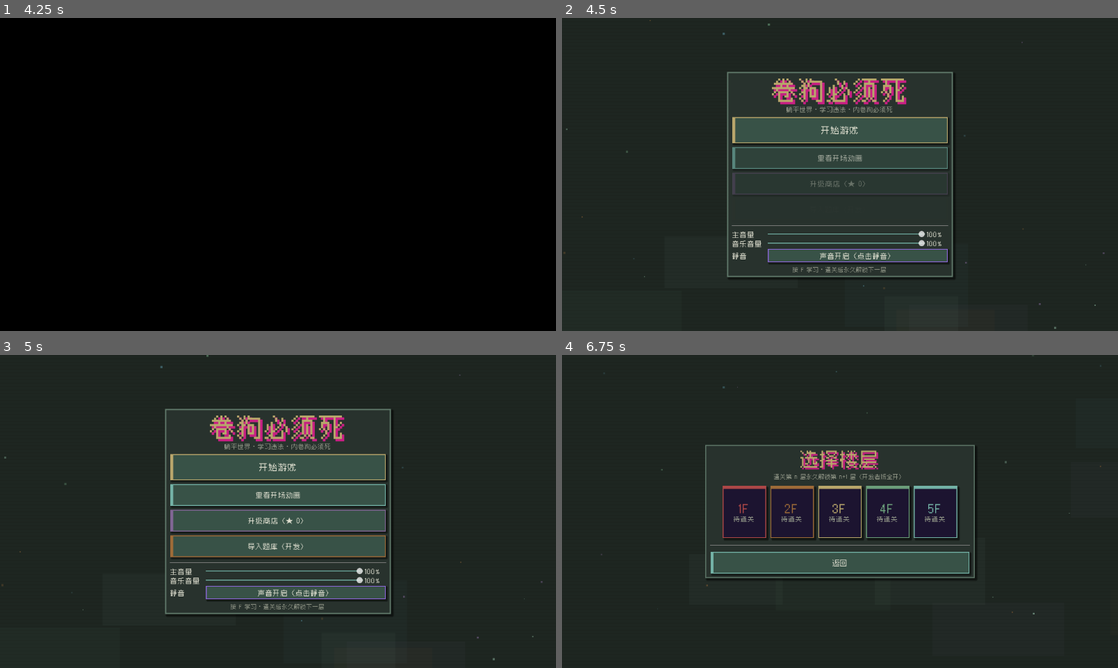
Above: before the commit, frames 1-4 (two rows, left to right).
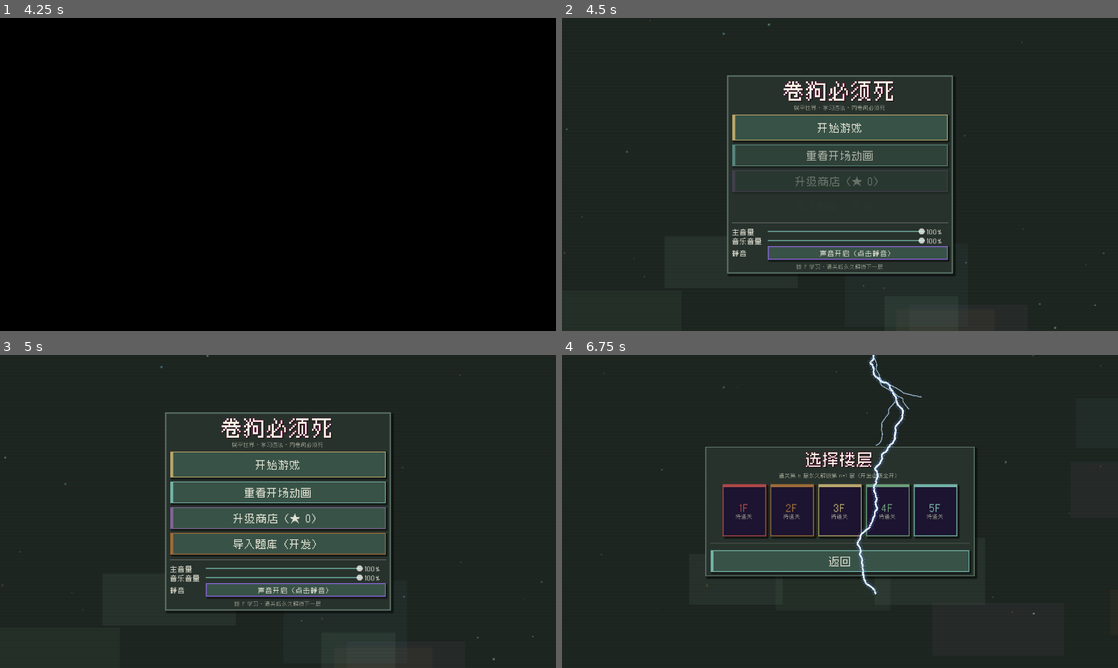
Above: after the commit, the same moments.

Repository: KeyandBoy/JuanGouMustDie
Game: Godot game, scene res://scenes/main.tscn
Same seed, same stepped clock (60 frames per second), same inputs: the game is played once before the commit and once after it.
Inputs (mouse positions are in pixels of both pictures, inside the frame that each line leads up to):
- Up to frame 1 (4.25 s): tap Enter at 0.5, 2.85 s; move the mouse to (400, 158) at 0.52 s; hold D (move_right) 0.53-1.28 s; hold E (interact) 0.53-1.28 s; click (400, 158) at 0.67 s; tap Space at 0.77, 1.52, 3.02, 3.5, 3.77 s; move the mouse to (166, 190) at 1.27 s; hold S (move_down) 1.28-2.03 s; tap Shift (sprint) at 1.35 s; click (166, 190) at 1.42 s; move the mouse to (333, 105) at 2.02 s; hold D (move_right) 2.03-2.78 s; hold F (study) 2.03-2.78 s; click (333, 105) at 2.17 s; move the mouse to (250, 237) at 2.77 s; hold W (move_up) 2.78-3.53 s; click (250, 237) at 2.92 s; move the mouse to (444, 221) at 3.52 s; hold A (move_left) from 3.53 s (still down); hold Keypad Enter from 3.53 s (still down); click (444, 221) at 3.67 s
- Up to frame 2 (4.5 s): keep holding A (move_left); tap Enter at 4.25 s; move the mouse to (673, 127) at 4.27 s; release Keypad Enter at 4.28 s; tap R at 4.35 s; click (673, 127) at 4.42 s
- Up to frame 3 (5 s): keep holding A (move_left); tap Space at 4.52 s
- Up to frame 4 (6.75 s): release A (move_left) at 5 s; click "开始游戏" at 5 s; click "▶ 开始游戏" at 5.75 s; click "开始游戏" at 6.5 s

Frame 1 is identical in both runs. In frame 2, 7.5% of the frame differs, in the area x 29-71%, y 17-84%; in frame 3, 9.9%; in frame 4, 5.2%.

Commit message:
Add playable Web export and Vercel deployment setup

Diff:
--- a/scripts/main.gd
+++ b/scripts/main.gd
@@ -385,6 +385,20 @@
 		spots.append(p)
 		if spots.size() >= 2:
 			break
+	# 兜底：候选房间不足（附近已有掉落/暴君占位）时，放宽距离限制补满 2 个
+	if spots.size() < 2:
+		for idx in pool:
+			var p: Vector2 = map._walkable_center(map.rooms[idx])
+			var dup := false
+			for s in spots:
+				if s.distance_to(p) < 24.0:
+					dup = true
+					break
+			if dup:
+				continue
+			spots.append(p)
+			if spots.size() >= 2:
+				break
 	for i in spots.size():
 		var id: String = ANTI_TYRANT_ITEMS[i % ANTI_TYRANT_ITEMS.size()]
 		if i > 0 and randf() > 0.65:
@@ -1778,12 +1792,13 @@
 
 	var title := Label.new()
 	title.text = "卷狗必须死"
-	title.add_theme_font_size_override("font_size", 58)
-	title.add_theme_color_override("font_color", UiTheme.COL_GOLD)
-	title.add_theme_color_override("font_shadow_color", Color(0.85, 0.12, 0.55, 0.9))
-	title.add_theme_constant_override("shadow_offset_x", 5)
-	title.add_theme_constant_override("shadow_offset_y", 5)
-	title.add_theme_constant_override("shadow_outline_size", 2)
+	title.add_theme_font_size_override("font_size", 48)
+	title.add_theme_color_override("font_color", Color(0.98, 0.96, 0.90))
+	title.add_theme_color_override("font_outline_color", Color(0.36, 0.08, 0.22, 1.0))
+	title.add_theme_constant_override("outline_size", 4)
+	title.add_theme_color_override("font_shadow_color", Color(0.0, 0.0, 0.0, 0.55))
+	title.add_theme_constant_override("shadow_offset_x", 2)
+	title.add_theme_constant_override("shadow_offset_y", 2)
 	title.horizontal_alignment = HORIZONTAL_ALIGNMENT_CENTER
 	vbox.add_child(title)
 
@@ -1791,7 +1806,7 @@
 	sub.text = "躺平世界 · 学习违法 · 内卷狗必须死"
 	sub.horizontal_alignment = HORIZONTAL_ALIGNMENT_CENTER
 	sub.add_theme_color_override("font_color", UiTheme.COL_TEXT_DIM)
-	sub.add_theme_font_size_override("font_size", 14)
+	sub.add_theme_font_size_override("font_size", 12)
 	vbox.add_child(sub)
 
 	var buttons := VBoxContainer.new()
@@ -1836,7 +1851,7 @@
 	tip.text = "按 F 学习 · 通关后永久解锁下一层"
 	tip.horizontal_alignment = HORIZONTAL_ALIGNMENT_CENTER
 	tip.add_theme_color_override("font_color", UiTheme.COL_TEXT_DIM)
-	tip.add_theme_font_size_override("font_size", 13)
+	tip.add_theme_font_size_override("font_size", 12)
 	vbox.add_child(tip)
 
 	# 面板淡入 + 标题弹入 + 按钮错峰出现
@@ -1857,6 +1872,8 @@
 		bt.tween_property(b, "modulate:a", 1.0, 0.18)
 		bt.parallel().tween_property(b, "scale", Vector2.ONE, 0.18)
 
+	_spawn_menu_lightning(menu_layer)
+
 func _show_level_select() -> void:
 	var layer := CanvasLayer.new()
 	_push_modal(layer)
@@ -1876,11 +1893,13 @@
 
 	var title := Label.new()
 	title.text = "选择楼层"
-	title.add_theme_font_size_override("font_size", 42)
-	title.add_theme_color_override("font_color", UiTheme.COL_GOLD)
-	title.add_theme_color_override("font_shadow_color", Color(0.85, 0.12, 0.55, 0.85))
-	title.add_theme_constant_override("shadow_offset_x", 4)
-	title.add_theme_constant_override("shadow_offset_y", 4)
+	title.add_theme_font_size_override("font_size", 36)
+	title.add_theme_color_override("font_color", Color(0.98, 0.96, 0.90))
+	title.add_theme_color_override("font_outline_color", Color(0.36, 0.08, 0.22, 1.0))
+	title.add_theme_constant_override("outline_size", 4)
+	title.add_theme_color_override("font_shadow_color", Color(0.0, 0.0, 0.0, 0.55))
+	title.add_theme_constant_override("shadow_offset_x", 2)
+	title.add_theme_constant_override("shadow_offset_y", 2)
 	title.horizontal_alignment = HORIZONTAL_ALIGNMENT_CENTER
 	vbox.add_child(title)
 
@@ -1890,7 +1909,7 @@
 		tip.text += "（开发者版全开）"
 	tip.horizontal_alignment = HORIZONTAL_ALIGNMENT_CENTER
 	tip.add_theme_color_override("font_color", UiTheme.COL_TEXT_DIM)
-	tip.add_theme_font_size_override("font_size", 13)
+	tip.add_theme_font_size_override("font_size", 12)
 	vbox.add_child(tip)
 
 	var cards := HBoxContainer.new()
@@ -1931,7 +1950,7 @@
 
 		var lv_label := Label.new()
 		lv_label.text = "%dF" % lv
-		lv_label.add_theme_font_size_override("font_size", 28)
+		lv_label.add_theme_font_size_override("font_size", 24)
 		lv_label.add_theme_color_override("font_color", accent if unlocked else UiTheme.COL_TEXT_DIM)
 		lv_label.horizontal_alignment = HORIZONTAL_ALIGNMENT_CENTER
 		lv_label.mouse_filter = Control.MOUSE_FILTER_IGNORE
@@ -1947,7 +1966,7 @@
 		else:
 			star_label.text = "★".repeat(best)
 			star_label.add_theme_color_override("font_color", UiTheme.COL_GOLD)
-		star_label.add_theme_font_size_override("font_size", 15)
+		star_label.add_theme_font_size_override("font_size", 12)
 		star_label.horizontal_alignment = HORIZONTAL_ALIGNMENT_CENTER
 		star_label.mouse_filter = Control.MOUSE_FILTER_IGNORE
 		card_v.add_child(star_label)
@@ -1988,6 +2007,8 @@
 		ct.tween_property(c, "modulate:a", 1.0, 0.16)
 		ct.parallel().tween_property(c, "scale", Vector2.ONE, 0.16)
 
+	_spawn_menu_lightning(layer)
+
 func _on_level_card_pressed(lv: int) -> void:
 	AudioManager.kick()
 	_close_all_modals()
@@ -2016,7 +2037,7 @@
 	for i in 7:
 		var blob := ColorRect.new()
 		var col = horror_colors[i % horror_colors.size()]
-		blob.color = Color(col, 0.04)  # 非常淡，营造诡异气氛
+		blob.color = Color(col, 0.075)  # 淡但可辨，营造诡异气氛
 		blob.size = Vector2(randf_range(150, 350), randf_range(100, 220))
 		blob.position = Vector2(randf_range(-80, vs.x), randf_range(-80, vs.y))
 		blob.mouse_filter = Control.MOUSE_FILTER_IGNORE
@@ -2055,92 +2076,127 @@
 		layer.add_child(line)
 		y += 8
 
-	# 随机闪电特效
-	_spawn_random_lightning(layer, vs)
-
-func _spawn_random_lightning(layer: CanvasLayer, viewport_size: Vector2) -> void:
+func _spawn_menu_lightning(parent: Node) -> void:
+	var fx := Control.new()
+	fx.set_anchors_preset(Control.PRESET_FULL_RECT)
+	fx.mouse_filter = Control.MOUSE_FILTER_IGNORE
+	parent.add_child(fx)
+	if parent is Node:
+		parent.set_meta("lightning_fx", fx)
+	_spawn_random_lightning(fx, get_viewport().get_visible_rect().size)
+
+func _spawn_random_lightning(layer: Node, viewport_size: Vector2) -> void:
 	var lightning_loop = func() -> void:
 		while is_instance_valid(layer):
-			await get_tree().create_timer(randf_range(4.0, 8.0)).timeout
+			await get_tree().create_timer(randf_range(1.2, 3.0)).timeout
 			if not is_instance_valid(layer):
 				return
 			_draw_branching_lightning(layer, viewport_size)
 
 	create_tween().tween_callback(lightning_loop)
 
-func _draw_branching_lightning(layer: CanvasLayer, viewport_size: Vector2) -> void:
+func _draw_branching_lightning(layer: Node, viewport_size: Vector2) -> void:
 	if not is_instance_valid(layer):
 		return
 	var made: Array[Node] = []
 	# 闪电起点（顶部随机）
-	var start_x = randf_range(viewport_size.x * 0.2, viewport_size.x * 0.8)
+	var start_x = randf_range(viewport_size.x * 0.15, viewport_size.x * 0.85)
 	var start_y = -50.0
-	var end_y = randf_range(viewport_size.y * 0.4, viewport_size.y * 0.9)
-
-	# 全屏白闪
+	var end_y = randf_range(viewport_size.y * 0.45, viewport_size.y * 0.95)
+
+	# 全屏白闪（只做轻微曝光，不洗白 UI）
 	var flash := ColorRect.new()
-	flash.color = Color(0.95, 0.98, 1.0, 0.2)
+	flash.color = Color(0.80, 0.90, 1.0, 0.11)
 	flash.set_anchors_preset(Control.PRESET_FULL_RECT)
 	flash.mouse_filter = Control.MOUSE_FILTER_IGNORE
 	layer.add_child(flash)
 	made.append(flash)
 
-	# 绘制主闪电路径（曲折分叉）
+	# 绘制主闪电路径（曲折）
 	var segments: Array[Vector2] = []
-	_generate_lightning_path(Vector2(start_x, start_y), Vector2(start_x + randf_range(-40, 40), end_y), segments, 0, 6)
+	_generate_lightning_path(Vector2(start_x, start_y), Vector2(start_x + randf_range(-70, 70), end_y), segments, 0, 7)
 
 	# 画主闪电
 	for i in range(segments.size() - 1):
-		var line := Line2D.new()
-		line.add_point(segments[i])
-		line.add_point(segments[i + 1])
-		line.width = 3.0
-		line.default_color = Color(0.7, 0.85, 1.0, 0.9)
-		layer.add_child(line)
-		made.append(line)
-
 		# 外光晕
 		var glow := Line2D.new()
 		glow.add_point(segments[i])
 		glow.add_point(segments[i + 1])
-		glow.width = 8.0
-		glow.default_color = Color(0.5, 0.7, 1.0, 0.3)
+		glow.width = 14.0
+		glow.default_color = Color(0.42, 0.60, 1.0, 0.16)
 		layer.add_child(glow)
 		made.append(glow)
 
-	# 随机分叉（3-5条）
-	var branch_count = randi_range(3, 5)
+		var line := Line2D.new()
+		line.add_point(segments[i])
+		line.add_point(segments[i + 1])
+		line.width = 4.5
+		line.default_color = Color(0.78, 0.90, 1.0, 0.96)
+		layer.add_child(line)
+		made.append(line)
+
+		# 纯白内核
+		var core := Line2D.new()
+		core.add_point(segments[i])
+		core.add_point(segments[i + 1])
+		core.width = 2.2
+		core.default_color = Color(1.0, 1.0, 1.0, 1.0)
+		layer.add_child(core)
+		made.append(core)
+
+	# 随机分叉（4-6条，每条再带小分叉）
+	var branch_count = randi_range(4, 6)
 	for b in range(branch_count):
-		var branch_start_idx = randi_range(0, segments.size() - 1)
+		var branch_start_idx = randi_range(0, maxi(0, segments.size() - 2))
 		var branch_start = segments[branch_start_idx]
-		var branch_angle = randf_range(-0.6, 0.6)
+		var branch_angle = randf_range(-0.85, 0.85)
 		var branch_direction = (segments[branch_start_idx + 1] - branch_start).normalized()
 		var rotated = branch_direction.rotated(branch_angle)
-		var branch_end = branch_start + rotated * randf_range(80.0, 180.0)
+		var branch_end = branch_start + rotated * randf_range(60.0, 200.0)
 
 		var branch_segments: Array[Vector2] = []
-		_generate_lightning_path(branch_start, branch_end, branch_segments, 0, 4)
+		_generate_lightning_path(branch_start, branch_end, branch_segments, 0, 3)
 
 		for i in range(branch_segments.size() - 1):
 			var line := Line2D.new()
 			line.add_point(branch_segments[i])
 			line.add_point(branch_segments[i + 1])
-			line.width = 2.0
-			line.default_color = Color(0.6, 0.8, 1.0, 0.7)
+			line.width = 2.2
+			line.default_color = Color(0.72, 0.86, 1.0, 0.75)
 			layer.add_child(line)
 			made.append(line)
 
+		# 二级小分叉
+		if randf() < 0.6 and branch_segments.size() > 2:
+			var si = randi_range(0, branch_segments.size() - 2)
+			var s0 = branch_segments[si]
+			var dir = (branch_segments[si + 1] - s0).normalized().rotated(randf_range(-0.9, 0.9))
+			var sub_end = s0 + dir * randf_range(25.0, 70.0)
+			var sub_seg: Array[Vector2] = []
+			_generate_lightning_path(s0, sub_end, sub_seg, 0, 2)
+			for i in range(sub_seg.size() - 1):
+				var sub := Line2D.new()
+				sub.add_point(sub_seg[i])
+				sub.add_point(sub_seg[i + 1])
+				sub.width = 1.4
+				sub.default_color = Color(0.65, 0.8, 1.0, 0.55)
+				layer.add_child(sub)
+				made.append(sub)
+
+	# 真实闪电式的多次闪烁
+	flash.modulate.a = 1.0
 	var tween := create_tween()
+	tween.tween_interval(0.06)
 	tween.tween_callback(func(): _flash_alpha(flash, 0.0))
 	tween.tween_interval(0.04)
-	tween.tween_callback(func(): _flash_alpha(flash, 0.15))
-	tween.tween_interval(0.03)
+	tween.tween_callback(func(): _flash_alpha(flash, 0.75))
+	tween.tween_interval(0.05)
 	tween.tween_callback(func(): _flash_alpha(flash, 0.0))
-	tween.tween_interval(0.05)
-	tween.tween_callback(func(): _flash_alpha(flash, 0.1))
-	tween.tween_interval(0.02)
+	tween.tween_interval(0.06)
+	tween.tween_callback(func(): _flash_alpha(flash, 0.45))
+	tween.tween_interval(0.04)
 	tween.tween_callback(func(): _flash_alpha(flash, 0.0))
-	tween.tween_interval(0.55)
+	tween.tween_interval(0.5)
 	await tween.finished
 	for n in made:
 		if is_instance_valid(n):
@@ -2159,8 +2215,8 @@
 
 	# 中点加随机偏移（曲折感）
 	var mid = (start + end) * 0.5
-	var offset_distance = (end - start).length() * 0.15
-	var random_offset = Vector2(randf_range(-offset_distance, offset_distance), randf_range(-offset_distance * 0.5, offset_distance * 0.5))
+	var offset_distance = (end - start).length() * 0.22
+	var random_offset = Vector2(randf_range(-offset_distance, offset_distance), randf_range(-offset_distance * 0.45, offset_distance * 0.45))
 	var mid_point = mid + random_offset
 
 	_generate_lightning_path(start, mid_point, segments, depth + 1, max_depth)
@@ -2170,7 +2226,7 @@
 	var b := Button.new()
 	b.text = label
 	b.custom_minimum_size = Vector2(0, 60 if big else 50)
-	b.add_theme_font_size_override("font_size", 20 if big else 16)
+	b.add_theme_font_size_override("font_size", 24)
 	b.mouse_default_cursor_shape = Control.CURSOR_POINTING_HAND
 	b.add_theme_stylebox_override("normal", UiTheme.accent_button_style(accent))
 	b.add_theme_stylebox_override("hover", UiTheme.accent_button_style(accent, true))
--- a/tests/screenshot_menu.gd
+++ b/tests/screenshot_menu.gd
@@ -7,6 +7,11 @@
 	await get_tree().process_frame
 	await get_tree().process_frame
 	await get_tree().process_frame
+	await get_tree().create_timer(1.0).timeout
+	if inst.menu_layer != null and inst.menu_layer.has_meta("lightning_fx"):
+		var fx = inst.menu_layer.get_meta("lightning_fx")
+		inst._draw_branching_lightning(fx, get_viewport().get_visible_rect().size)
+		await get_tree().create_timer(0.08).timeout
 	var img := get_viewport().get_texture().get_image()
 	img.save_png("res://tests/shot_menu.png")
 	print("MENU_SHOT_SAVED")
Binary file changed: tests/shot_2024.png
Binary file changed: tests/shot_31337.png
Binary file changed: tests/shot_7.png
Binary file changed: tests/shot_clear_panel.png
Not shown, added: tests/shot_clear_panel.png.import
Binary file changed: tests/shot_dash.png
Binary file changed: tests/shot_dev_cones.png
Binary file changed: tests/shot_door.png
Binary file changed: tests/shot_door_open.png
Binary file changed: tests/shot_forget.png
Binary file changed: tests/shot_hot.png
Not shown, added: tests/shot_hot.png.import
(and 37 more such lines)
